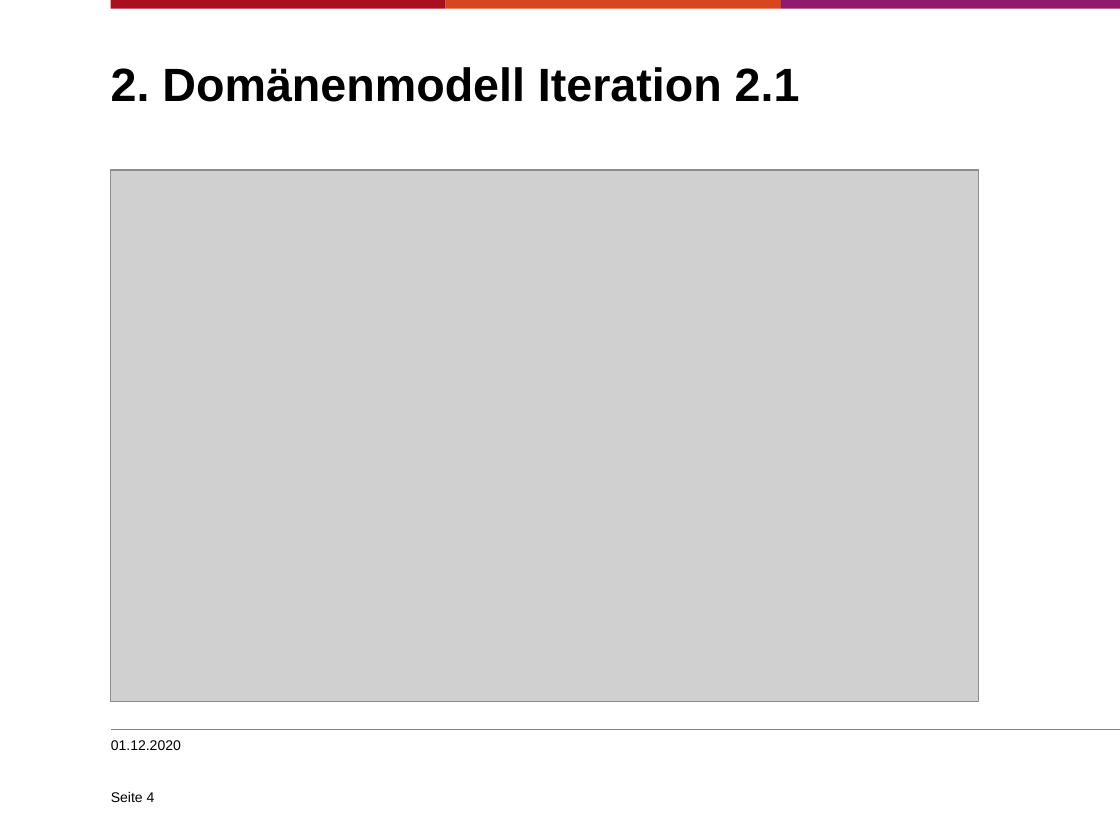
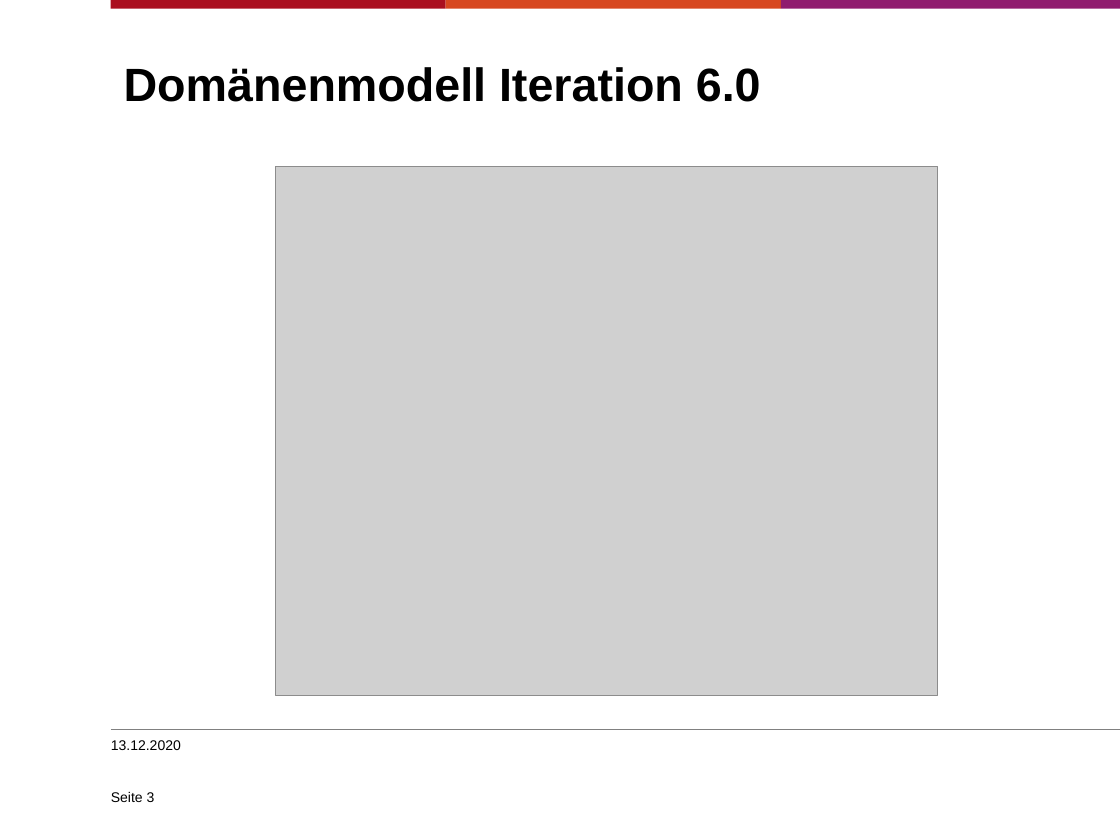
Before and after one commit to sjohannsen1/EPWS2020Mohr-DamaJohannsen, a slide deck: slide 3 of Audits/WS2020_Mohr-Dama_Johannsen_Präsentation_audit1.pptx (slide 4 before the commit). Drawn at 1120x840 pixels with LibreOffice and Linux fonts; fonts in the diff are those of the drawing; grey boxes stand for pictures; background and template pictures are left out. Boxes give left, top, right and bottom in pixels: in the first picture for what was removed or moved away, otherwise in the second. Text is boxed around its words. In the diff, an @@ line names an element or a change of style, - is before the commit and + after.

```diff
--- a/Audits/WS2020_Mohr-Dama_Johannsen_Präsentation_audit1.pptx
+++ b/Audits/WS2020_Mohr-Dama_Johannsen_Präsentation_audit1.pptx
@@ title at [124,67,761,102]: text changed @@
-2. Domänenmodell Iteration 2.1
+Domänenmodell Iteration 6.0
@@ picture: place and size @@
-picture at [111,170,979,702]
+picture at [276,166,937,694]
@@ text at [111,740,181,750]: text changed @@
-01.12.2020
+13.12.2020
@@ page number at [111,792,155,802]: text changed @@
-Seite 4
+Seite 3
```
Also in this commit, not shown: 5 other slides changed, 3 slides added, 7 slides removed, 2 other files.
